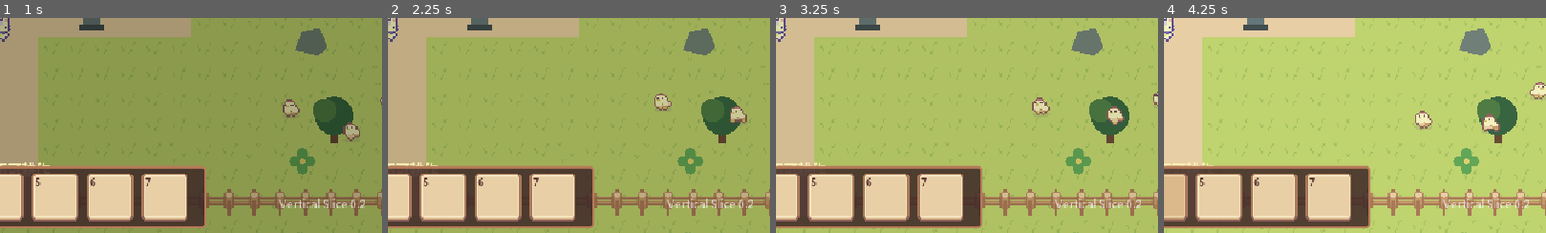
Above: before the commit, frames 1-4 (left to right).
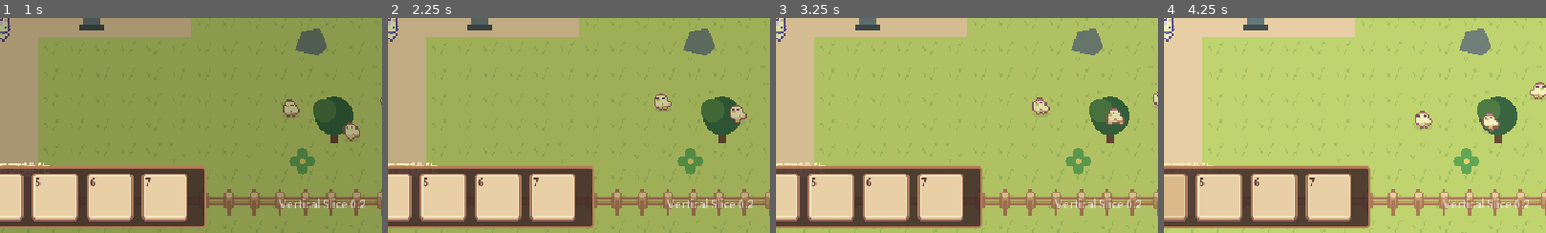
Above: after the commit, the same moments.

Repository: fanfanhappy/zombie-farm-survival
Game: Godot game, scene res://scenes/ui/main_menu.tscn
Same seed, same stepped clock (60 frames per second), same inputs: the game is played once before the commit and once after it.
Inputs:
- Up to frame 1 (1 s): click "开始新游戏" at 0.5 s
- Up to frame 2 (2.25 s): click "×1" at 1.25 s; click "×1" at 2 s
- Up to frame 3 (3.25 s): click "×1" at 2.75 s
- Up to frame 4 (4.25 s): click "4" at 3.5 s
The pictures show only the part of the screen within x 50-100%, y 50-100%; the shares and areas given below are measured in that part.

Frame 1 is identical in both runs. In frame 2, 0.2% of the frame differs, in the area x 70-94%, y 36-49%; in frame 3, 0.2%; in frame 4, 0.3%, in the area x 66-100%, y 31-53%.

Commit message:
将母鸡显示迁移为可视化动画

Diff:
--- /dev/null
+++ b/resources/animations/chicken_sprite_frames.tres
@@ -0,0 +1,40 @@
+[gd_resource type="SpriteFrames" load_steps=7 format=3]
+
+[ext_resource type="Texture2D" path="res://assets/art/characters/free_chicken_sprites.png" id="1_texture"]
+
+[sub_resource type="AtlasTexture" id="AtlasTexture_a0"]
+atlas = ExtResource("1_texture")
+region = Rect2(0, 0, 16, 16)
+
+[sub_resource type="AtlasTexture" id="AtlasTexture_a1"]
+atlas = ExtResource("1_texture")
+region = Rect2(16, 0, 16, 16)
+
+[sub_resource type="AtlasTexture" id="AtlasTexture_b0"]
+atlas = ExtResource("1_texture")
+region = Rect2(0, 16, 16, 16)
+
+[sub_resource type="AtlasTexture" id="AtlasTexture_b1"]
+atlas = ExtResource("1_texture")
+region = Rect2(16, 16, 16, 16)
+
+[sub_resource type="AtlasTexture" id="AtlasTexture_b2"]
+atlas = ExtResource("1_texture")
+region = Rect2(32, 16, 16, 16)
+
+[sub_resource type="AtlasTexture" id="AtlasTexture_b3"]
+atlas = ExtResource("1_texture")
+region = Rect2(48, 16, 16, 16)
+
+[resource]
+animations = [{
+"frames": [{"duration": 1.0, "texture": SubResource("AtlasTexture_a0")}, {"duration": 1.0, "texture": SubResource("AtlasTexture_a1")}],
+"loop": true,
+"name": &"chicken_a",
+"speed": 3.0
+}, {
+"frames": [{"duration": 1.0, "texture": SubResource("AtlasTexture_b0")}, {"duration": 1.0, "texture": SubResource("AtlasTexture_b1")}, {"duration": 1.0, "texture": SubResource("AtlasTexture_b2")}, {"duration": 1.0, "texture": SubResource("AtlasTexture_b3")}],
+"loop": true,
+"name": &"chicken_b",
+"speed": 3.0
+}]
--- /dev/null
+++ b/scenes/actors/animals/chicken_visual.tscn
@@ -0,0 +1,10 @@
+[gd_scene load_steps=2 format=3]
+
+[ext_resource type="SpriteFrames" path="res://resources/animations/chicken_sprite_frames.tres" id="1_frames"]
+
+[node name="ChickenAnimation" type="AnimatedSprite2D"]
+texture_filter = 1
+scale = Vector2(2, 2)
+sprite_frames = ExtResource("1_frames")
+animation = &"chicken_a"
+autoplay = "chicken_a"
--- a/scripts/world/animals/chicken.gd
+++ b/scripts/world/animals/chicken.gd
@@ -1,16 +1,15 @@
 class_name Chicken
 extends CharacterBody2D
 
-const CHICKEN_TEXTURE := preload("res://assets/art/characters/free_chicken_sprites.png")
+const CHICKEN_VISUAL_SCENE := preload("res://scenes/actors/animals/chicken_visual.tscn")
 const ROAM_RADIUS := 54.0
 
 var home_position := Vector2.ZERO
 var roam_target := Vector2.ZERO
 var decision_time := 0.0
 var egg_ready := false
-var animation_time := 0.0
 var chicken_index := 0
-var sprite: Sprite2D
+var sprite: AnimatedSprite2D
 
 
 func setup(at_position: Vector2, index: int) -> void:
@@ -25,19 +24,14 @@
 	add_to_group("interactables")
 	add_to_group("mouse_action_targets")
 	z_index = 3
-	sprite = Sprite2D.new()
-	sprite.texture = CHICKEN_TEXTURE
-	sprite.hframes = 4
-	sprite.vframes = 2
-	sprite.scale = Vector2(2.0, 2.0)
-	sprite.texture_filter = CanvasItem.TEXTURE_FILTER_NEAREST
+	sprite = CHICKEN_VISUAL_SCENE.instantiate() as AnimatedSprite2D
 	add_child(sprite)
+	sprite.play(&"chicken_a" if chicken_index % 2 == 0 else &"chicken_b")
 	_choose_next_target()
 
 
 func _physics_process(delta: float) -> void:
 	decision_time -= delta
-	animation_time += delta
 	if decision_time <= 0.0 or global_position.distance_to(roam_target) < 3.0:
 		_choose_next_target()
 	var direction := global_position.direction_to(roam_target)
@@ -45,7 +39,6 @@
 	move_and_slide()
 	if absf(direction.x) > 0.05:
 		sprite.flip_h = direction.x < 0.0
-	sprite.frame = chicken_index % 2 * 4 + (int(animation_time * 3.0) % 2)
 
 
 func get_interaction_prompt() -> String:
Not shown, changed: README.md
